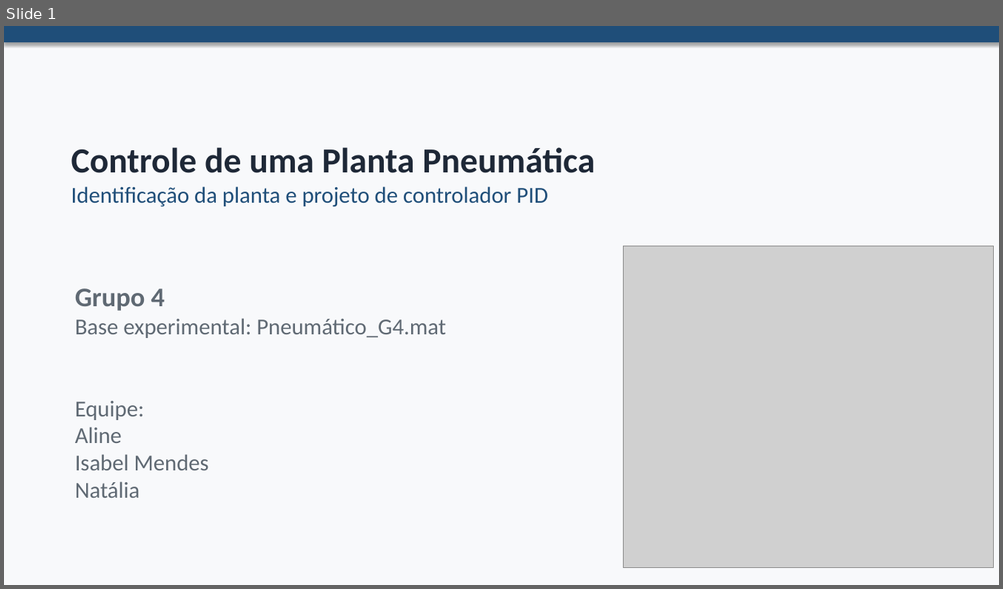
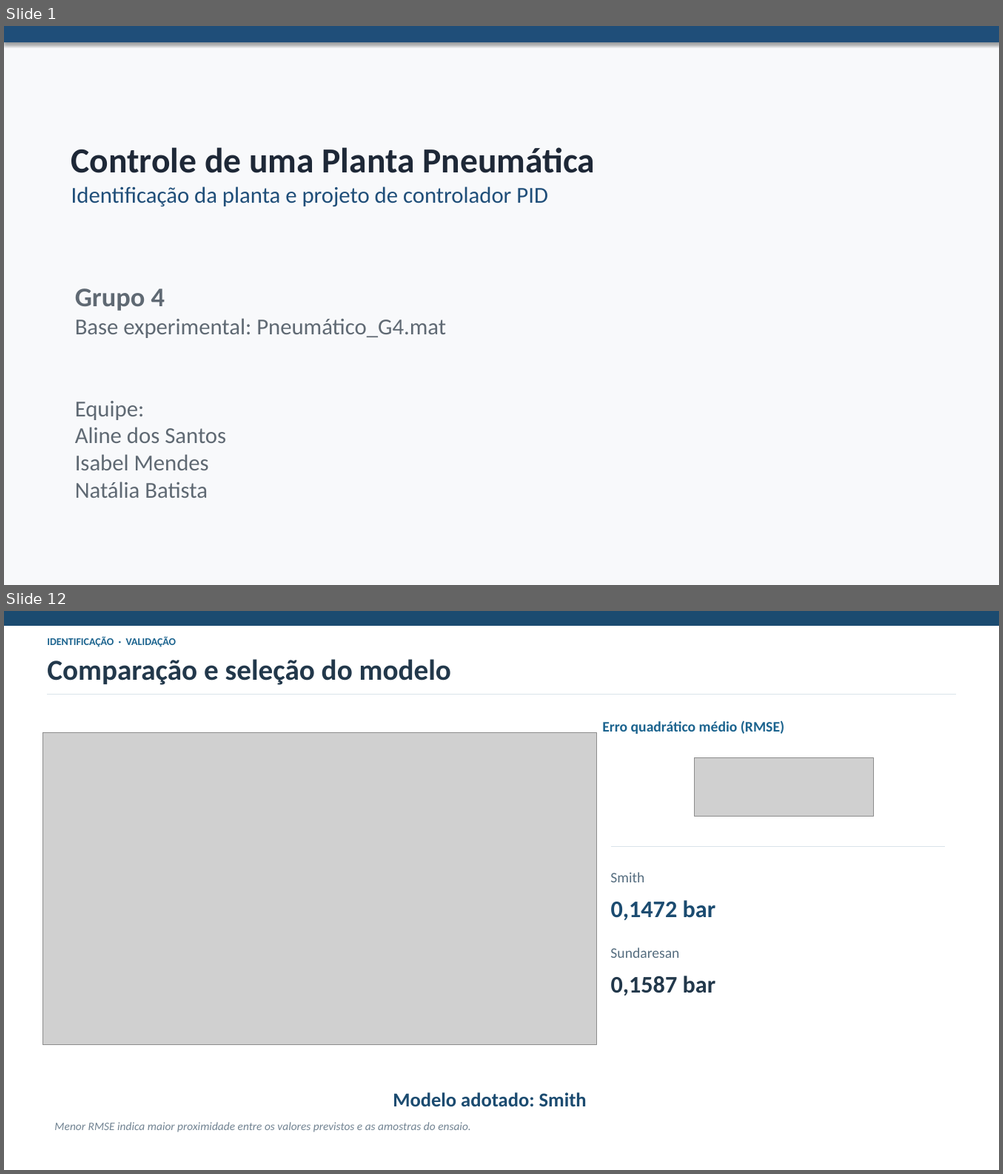
Before and after one commit to natalia-batista/Projeto-C13-, a slide deck: Grupo4_Pneumática.pptx. Shown one above the other, each under a label of ours: slide 1 before the commit, slides 1 and 12 after it; the slides between them are not shown. The pictures are 1003x589 and 1003x1174 pixels, drawn with LibreOffice and Linux fonts; fonts in the diff are those of the drawing; grey boxes stand for pictures. Boxes give left, top, right and bottom in pixels: in the first picture for what was removed or moved away, otherwise in the second. Text is boxed around its words. In the diff, an @@ line names an element or a change of style, - is before the commit and + after.

```diff
--- a/Grupo4_Pneumática.pptx
+++ b/Grupo4_Pneumática.pptx
@@ slide 12 added at (x1=4, y1=611, x2=999, y2=1170), background #FFFFFF @@
@@ rectangle added at (x1=4, y1=611, x2=999, y2=625), fill #1B4B70, outline #1B4B70 1 pt @@
@@ text added at (x1=47, y1=637, x2=176, y2=647), 10 pt, text #1B638E, bold @@
+IDENTIFICAÇÃO · VALIDAÇÃO
@@ text added at (x1=47, y1=659, x2=451, y2=685), 28 pt, text #22384B, bold @@
+Comparação e seleção do modelo
@@ line added from (47, 694) to (956, 694), #D9E3EA 1 pt @@
@@ text added at (x1=602, y1=721, x2=784, y2=734), 14 pt, text #1B638E, bold @@
+Erro quadrático médio (RMSE)
@@ picture added at (x1=42, y1=733, x2=597, y2=1046) @@
@@ picture added at (x1=694, y1=758, x2=874, y2=817) @@
@@ line added from (611, 847) to (945, 847), #D9E3EA 1 pt @@
@@ text added at (x1=610, y1=872, x2=644, y2=883), 14 pt, text #566E80 @@
+Smith
@@ text added at (x1=611, y1=900, x2=716, y2=920), 23 pt, text #1B4B70, bold @@
+0,1472 bar
@@ text added at (x1=610, y1=948, x2=679, y2=958), 14 pt, text #566E80 @@
+Sundaresan
@@ text added at (x1=611, y1=976, x2=716, y2=996), 23 pt, text #22384B, bold @@
+0,1587 bar
@@ text added at (x1=392, y1=1093, x2=586, y2=1108), 19 pt, text #1B4B70, bold @@
+Modelo adotado: Smith
@@ text added at (x1=54, y1=1122, x2=471, y2=1133), 11 pt, text #718392, italic @@
+Menor RMSE indica maior proximidade entre os valores previstos e as amostras do ensaio.
@@ slide 1 changed as well @@
@@ picture removed at (x1=623, y1=246, x2=993, y2=568) @@
@@ text at (x1=75, y1=427, x2=226, y2=443): text changed @@
-Aline
+Aline dos Santos
@@ text at (x1=75, y1=482, x2=208, y2=498): text changed @@
-Natália
+Natália Batista
```
Also in this commit, not shown: 22 other slides added, 10 slides removed.
